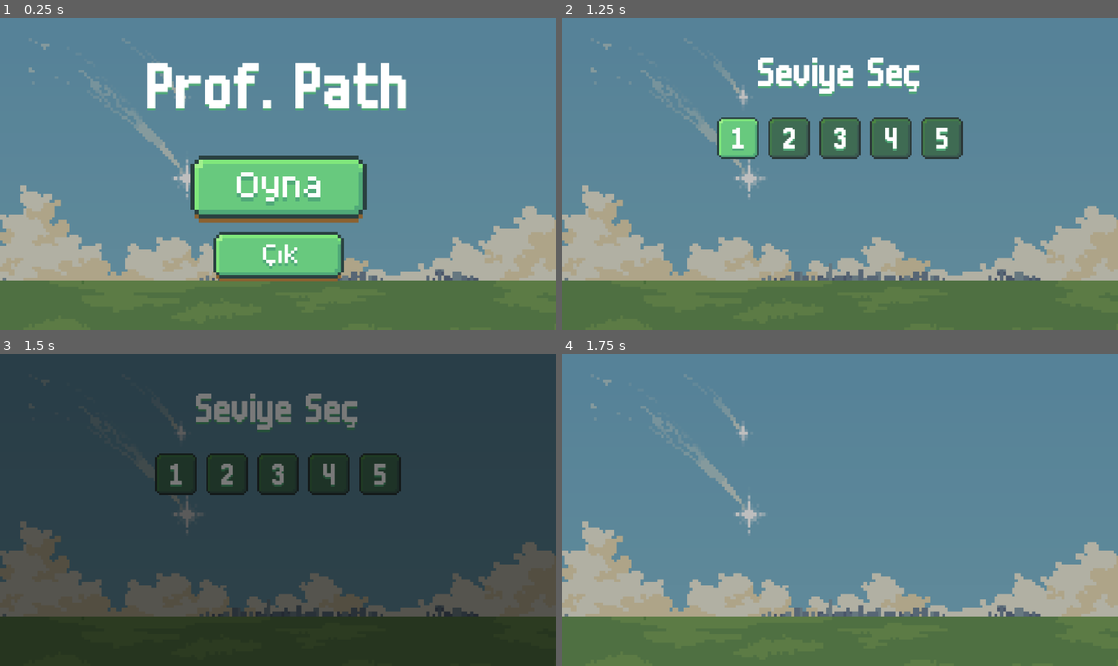
Above: before the commit, frames 1-4 (two rows, left to right).
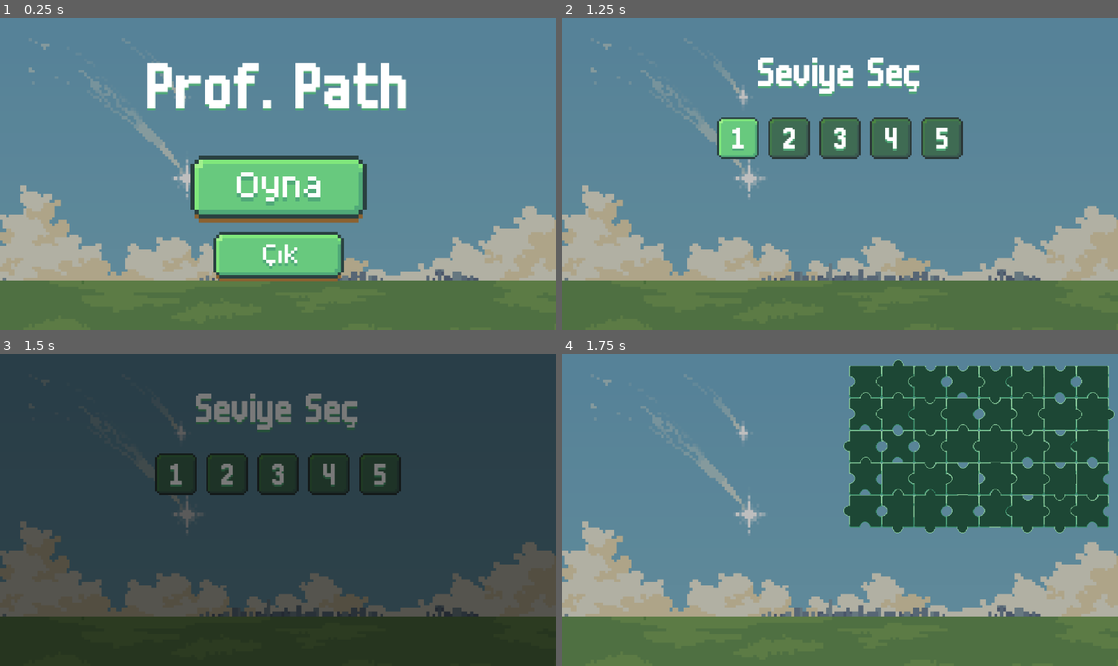
Above: after the commit, the same moments.

Repository: MohammedMMC/prof-path
Game: Godot game, scene res://scenes/welcome.tscn
The game is run twice, just before and just after one commit, with the same random seed, the same clock (stepped at 60 frames per second) and the same inputs.
Inputs (mouse positions are in pixels of both pictures, inside the frame that each line leads up to):
- Up to frame 1 (0.25 s): no input
- Up to frame 2 (1.25 s): click (840, 189) at 0.5 s
- Up to frame 3 (1.5 s): click "1" at 1.25 s
- Up to frame 4 (1.75 s): no input

Frames 1-3 are identical in both runs. In frame 4, 23% of the frame differs, in the area x 50-100%, y 1-58%.

Commit message:
added level grid

Diff:
--- a/scenes/levels/Level01.tscn
+++ b/scenes/levels/Level01.tscn
@@ -1,7 +1,7 @@
 [gd_scene format=3 uid="uid://jh511jjcbwq7"]
 
 [ext_resource type="PackedScene" uid="uid://dma318274xmu4" path="res://scenes/background.tscn" id="1_3n7h2"]
-[ext_resource type="Script" uid="uid://cidyct1vr3ry3" path="res://scenes/levels/level_01.gd" id="1_msin7"]
+[ext_resource type="Script" uid="uid://codn36tvxa8r0" path="res://scripts/levels/level_01.gd" id="1_msin7"]
 
 [node name="Level01" type="Node2D" unique_id=553084612]
 script = ExtResource("1_msin7")
--- a/scenes/levels/level_01.gd
+++ /dev/null
@@ -1,11 +0,0 @@
-extends Node2D
-
-
-# Called when the node enters the scene tree for the first time.
-func _ready() -> void:
-	pass # Replace with function body.
-
-
-# Called every frame. 'delta' is the elapsed time since the previous frame.
-func _process(delta: float) -> void:
-	pass
--- /dev/null
+++ b/scripts/levels/level_01.gd
@@ -0,0 +1,376 @@
+extends Node2D
+
+
+const GRID_ROWS := 5
+const GRID_COLS := 8
+
+const BOARD_ORIGIN := Vector2(8.0, 10.0)
+const TRAY_ORIGIN := Vector2(248.0, 10.0)
+const CELL_SIZE := 28.0
+
+const TEX_PUZZLE_IN4 := preload("res://assets/puzzle/puzzle_in4.png")
+const TEX_PUZZLE_CLOSE := preload("res://assets/puzzle/puzzle_close_part.png")
+const TEX_PUZZLE_OUT := preload("res://assets/puzzle/puzzle_out_part.png")
+
+const SIDE_TOP := 0
+const SIDE_RIGHT := 1
+const SIDE_BOTTOM := 2
+const SIDE_LEFT := 3
+
+const SIDE_IN := 0
+const SIDE_OUT := 1
+const SIDE_CLOSED := 2
+
+const POINTER_NONE := -999
+const POINTER_MOUSE := -1
+
+@onready var panel: Panel = $Panel
+
+var _rng := RandomNumberGenerator.new()
+var _base_piece_size := 50.0
+var _piece_scale := 1.0
+
+var _pieces: Array[Node2D] = []
+var _piece_data := {}
+var _board_slots: Array = []
+
+var _drag_piece: Node2D = null
+var _drag_pointer_id := POINTER_NONE
+var _drag_offset := Vector2.ZERO
+var _drag_origin_cell := Vector2i(-1, -1)
+var _drag_origin_pos := Vector2.ZERO
+
+# Called when the node enters the scene tree for the first time.
+func _ready() -> void:
+	panel.mouse_filter = Control.MOUSE_FILTER_IGNORE
+	if $Panel/Background is Control:
+		($Panel/Background as Control).mouse_filter = Control.MOUSE_FILTER_IGNORE
+
+	_rng.randomize()
+	_base_piece_size = float(TEX_PUZZLE_IN4.get_height())
+	_piece_scale = CELL_SIZE / _base_piece_size
+
+	_init_board_slots()
+	_build_piece_nodes()
+
+
+func _unhandled_input(event: InputEvent) -> void:
+	if event is InputEventMouseButton and event.button_index == MOUSE_BUTTON_LEFT:
+		if event.pressed:
+			_try_begin_drag(event.position, POINTER_MOUSE)
+		else:
+			_end_drag(event.position, POINTER_MOUSE)
+		return
+
+	if event is InputEventMouseMotion:
+		_update_drag(event.position, POINTER_MOUSE)
+		return
+
+	if event is InputEventScreenTouch:
+		if event.pressed:
+			_try_begin_drag(event.position, event.index)
+		else:
+			_end_drag(event.position, event.index)
+		return
+
+	if event is InputEventScreenDrag:
+		_update_drag(event.position, event.index)
+
+
+func _init_board_slots() -> void:
+	_board_slots.clear()
+	for row in GRID_ROWS:
+		var row_slots: Array = []
+		for col in GRID_COLS:
+			row_slots.append(null)
+		_board_slots.append(row_slots)
+
+
+func _build_piece_nodes() -> void:
+	var side_map := _generate_side_map()
+	var tray_cells: Array[Vector2i] = []
+
+	for row in GRID_ROWS:
+		for col in GRID_COLS:
+			tray_cells.append(Vector2i(col, row))
+
+	tray_cells.shuffle()
+
+	var piece_id := 0
+	for row in GRID_ROWS:
+		for col in GRID_COLS:
+			var sides: Array = side_map[row][col]
+			var piece := _create_piece(piece_id, sides)
+			_pieces.append(piece)
+			add_child(piece)
+
+			var tray_cell: Vector2i = tray_cells[piece_id]
+			piece.position = _tray_cell_to_position(tray_cell)
+
+			_piece_data[piece] = {
+				"sides": sides.duplicate(),
+				"cell": Vector2i(-1, -1),
+			}
+
+			piece_id += 1
+
+
+func _create_piece(piece_id: int, sides: Array) -> Node2D:
+	var piece := Node2D.new()
+	piece.name = "Piece_%02d" % piece_id
+	piece.scale = Vector2.ONE * _piece_scale
+	piece.z_index = 1
+
+	var base_sprite := Sprite2D.new()
+	base_sprite.texture = TEX_PUZZLE_IN4
+	base_sprite.centered = false
+	piece.add_child(base_sprite)
+
+	_add_side_overlay_if_needed(piece, sides[SIDE_TOP], SIDE_TOP)
+	_add_side_overlay_if_needed(piece, sides[SIDE_RIGHT], SIDE_RIGHT)
+	_add_side_overlay_if_needed(piece, sides[SIDE_BOTTOM], SIDE_BOTTOM)
+	_add_side_overlay_if_needed(piece, sides[SIDE_LEFT], SIDE_LEFT)
+
+	return piece
+
+
+func _add_side_overlay_if_needed(piece: Node2D, side_kind: int, side: int) -> void:
+	if side_kind == SIDE_IN:
+		return
+
+	var is_out := side_kind == SIDE_OUT
+	var texture := TEX_PUZZLE_OUT if is_out else TEX_PUZZLE_CLOSE
+	var sprite := Sprite2D.new()
+	sprite.texture = texture
+	sprite.centered = true
+
+	var side_rotation := _rotation_for_side(side)
+	sprite.rotation = side_rotation
+
+	var texture_width := float(texture.get_width())
+	var right_offset_x := (_base_piece_size * 0.5) if is_out else (_base_piece_size * 0.5 - texture_width * 0.5)
+	var center := Vector2(_base_piece_size * 0.5, _base_piece_size * 0.5)
+	var rotated_offset := Vector2(right_offset_x, 0.0).rotated(side_rotation)
+	sprite.position = center + rotated_offset
+
+	piece.add_child(sprite)
+
+
+func _rotation_for_side(side: int) -> float:
+	match side:
+		SIDE_TOP:
+			return -PI * 0.5
+		SIDE_RIGHT:
+			return 0.0
+		SIDE_BOTTOM:
+			return PI * 0.5
+		SIDE_LEFT:
+			return PI
+		_:
+			return 0.0
+
+
+func _generate_side_map() -> Array:
+	var side_map: Array = []
+
+	for row in GRID_ROWS:
+		var side_row: Array = []
+		for col in GRID_COLS:
+			side_row.append([SIDE_IN, SIDE_IN, SIDE_IN, SIDE_IN])
+		side_map.append(side_row)
+
+	for row in GRID_ROWS:
+		side_map[row][0][SIDE_LEFT] = SIDE_CLOSED
+		side_map[row][GRID_COLS - 1][SIDE_RIGHT] = SIDE_CLOSED
+
+	for col in GRID_COLS:
+		side_map[0][col][SIDE_TOP] = SIDE_CLOSED
+		side_map[GRID_ROWS - 1][col][SIDE_BOTTOM] = SIDE_CLOSED
+
+	for row in GRID_ROWS:
+		for col in GRID_COLS - 1:
+			var right_is_out := _rng.randi_range(0, 1) == 1
+			side_map[row][col][SIDE_RIGHT] = SIDE_OUT if right_is_out else SIDE_IN
+			side_map[row][col + 1][SIDE_LEFT] = SIDE_IN if right_is_out else SIDE_OUT
+
+	for row in GRID_ROWS - 1:
+		for col in GRID_COLS:
+			var bottom_is_out := _rng.randi_range(0, 1) == 1
+			side_map[row][col][SIDE_BOTTOM] = SIDE_OUT if bottom_is_out else SIDE_IN
+			side_map[row + 1][col][SIDE_TOP] = SIDE_IN if bottom_is_out else SIDE_OUT
+
+	return side_map
+
+
+func _try_begin_drag(screen_position: Vector2, pointer_id: int) -> void:
+	if _drag_pointer_id != POINTER_NONE:
+		return
+
+	var piece := _piece_at_screen_position(screen_position)
+	if piece == null:
+		return
+
+	_drag_piece = piece
+	_drag_pointer_id = pointer_id
+	_drag_origin_pos = piece.position
+
+	var piece_info: Dictionary = _piece_data[piece]
+	_drag_origin_cell = piece_info["cell"]
+	if _is_valid_cell(_drag_origin_cell):
+		_board_slots[_drag_origin_cell.y][_drag_origin_cell.x] = null
+		piece_info["cell"] = Vector2i(-1, -1)
+		_piece_data[piece] = piece_info
+
+	_drag_offset = piece.position - to_local(screen_position)
+	piece.z_index = 100
+	piece.move_to_front()
+
+	_pieces.erase(piece)
+	_pieces.append(piece)
+
+
+func _update_drag(screen_position: Vector2, pointer_id: int) -> void:
+	if _drag_piece == null or _drag_pointer_id != pointer_id:
+		return
+
+	_drag_piece.position = to_local(screen_position) + _drag_offset
+
+
+func _end_drag(screen_position: Vector2, pointer_id: int) -> void:
+	if _drag_piece == null or _drag_pointer_id != pointer_id:
+		return
+
+	var target_cell := _board_cell_from_screen_position(screen_position)
+	if _is_valid_cell(target_cell) and _board_slots[target_cell.y][target_cell.x] == null and _can_place_at(_drag_piece, target_cell):
+		_place_piece_at(_drag_piece, target_cell)
+	else:
+		_revert_drag_piece()
+
+	_drag_piece.z_index = 1
+	_drag_piece = null
+	_drag_pointer_id = POINTER_NONE
+	_drag_origin_cell = Vector2i(-1, -1)
+
+
+func _revert_drag_piece() -> void:
+	_drag_piece.position = _drag_origin_pos
+
+	if _is_valid_cell(_drag_origin_cell):
+		_board_slots[_drag_origin_cell.y][_drag_origin_cell.x] = _drag_piece
+		var piece_info: Dictionary = _piece_data[_drag_piece]
+		piece_info["cell"] = _drag_origin_cell
+		_piece_data[_drag_piece] = piece_info
+
+
+func _place_piece_at(piece: Node2D, cell: Vector2i) -> void:
+	piece.position = _board_cell_to_position(cell)
+	_board_slots[cell.y][cell.x] = piece
+
+	var piece_info: Dictionary = _piece_data[piece]
+	piece_info["cell"] = cell
+	_piece_data[piece] = piece_info
+
+
+func _can_place_at(piece: Node2D, cell: Vector2i) -> bool:
+	var piece_info: Dictionary = _piece_data[piece]
+	var sides: Array = piece_info["sides"]
+
+	if not _edges_are_valid_for_cell(sides, cell):
+		return false
+
+	if not _matches_neighbor(sides[SIDE_TOP], cell + Vector2i(0, -1), SIDE_BOTTOM):
+		return false
+	if not _matches_neighbor(sides[SIDE_RIGHT], cell + Vector2i(1, 0), SIDE_LEFT):
+		return false
+	if not _matches_neighbor(sides[SIDE_BOTTOM], cell + Vector2i(0, 1), SIDE_TOP):
+		return false
+	if not _matches_neighbor(sides[SIDE_LEFT], cell + Vector2i(-1, 0), SIDE_RIGHT):
+		return false
+
+	return true
+
+
+func _edges_are_valid_for_cell(sides: Array, cell: Vector2i) -> bool:
+	if cell.y == 0:
+		if sides[SIDE_TOP] != SIDE_CLOSED:
+			return false
+	elif sides[SIDE_TOP] == SIDE_CLOSED:
+		return false
+
+	if cell.x == GRID_COLS - 1:
+		if sides[SIDE_RIGHT] != SIDE_CLOSED:
+			return false
+	elif sides[SIDE_RIGHT] == SIDE_CLOSED:
+		return false
+
+	if cell.y == GRID_ROWS - 1:
+		if sides[SIDE_BOTTOM] != SIDE_CLOSED:
+			return false
+	elif sides[SIDE_BOTTOM] == SIDE_CLOSED:
+		return false
+
+	if cell.x == 0:
+		if sides[SIDE_LEFT] != SIDE_CLOSED:
+			return false
+	elif sides[SIDE_LEFT] == SIDE_CLOSED:
+		return false
+
+	return true
+
+
+func _matches_neighbor(my_side: int, neighbor_cell: Vector2i, neighbor_side: int) -> bool:
+	if not _is_valid_cell(neighbor_cell):
+		return true
+
+	var neighbor_piece: Node2D = _board_slots[neighbor_cell.y][neighbor_cell.x]
+	if neighbor_piece == null:
+		return true
+
+	var neighbor_info: Dictionary = _piece_data[neighbor_piece]
+	var neighbor_sides: Array = neighbor_info["sides"]
+	return _sides_match(my_side, neighbor_sides[neighbor_side])
+
+
+func _sides_match(a: int, b: int) -> bool:
+	if a == SIDE_CLOSED or b == SIDE_CLOSED:
+		return a == SIDE_CLOSED and b == SIDE_CLOSED
+
+	return (a == SIDE_OUT and b == SIDE_IN) or (a == SIDE_IN and b == SIDE_OUT)
+
+
+func _piece_at_screen_position(screen_position: Vector2) -> Node2D:
+	var local_position := to_local(screen_position)
+	var piece_bounds := Rect2(Vector2.ZERO, Vector2(_base_piece_size, _base_piece_size))
+
+	for index in range(_pieces.size() - 1, -1, -1):
+		var piece := _pieces[index]
+		var piece_local := piece.to_local(local_position)
+		if piece_bounds.has_point(piece_local):
+			return piece
+
+	return null
+
+
+func _board_cell_from_screen_position(screen_position: Vector2) -> Vector2i:
+	var local_position := to_local(screen_position)
+	var board_size := Vector2(float(GRID_COLS) * CELL_SIZE, float(GRID_ROWS) * CELL_SIZE)
+	var board_rect := Rect2(BOARD_ORIGIN, board_size)
+
+	if not board_rect.has_point(local_position):
+		return Vector2i(-1, -1)
+
+	var col := int((local_position.x - BOARD_ORIGIN.x) / CELL_SIZE)
+	var row := int((local_position.y - BOARD_ORIGIN.y) / CELL_SIZE)
+	return Vector2i(col, row)
+
+
+func _board_cell_to_position(cell: Vector2i) -> Vector2:
+	return BOARD_ORIGIN + Vector2(float(cell.x) * CELL_SIZE, float(cell.y) * CELL_SIZE)
+
+
+func _tray_cell_to_position(cell: Vector2i) -> Vector2:
+	return TRAY_ORIGIN + Vector2(float(cell.x) * CELL_SIZE, float(cell.y) * CELL_SIZE)
+
+
+func _is_valid_cell(cell: Vector2i) -> bool:
+	return cell.x >= 0 and cell.x < GRID_COLS and cell.y >= 0 and cell.y < GRID_ROWS
Not shown, removed: scenes/levels/level_01.gd.uid
Not shown, added: scripts/levels/level_01.gd.uid
